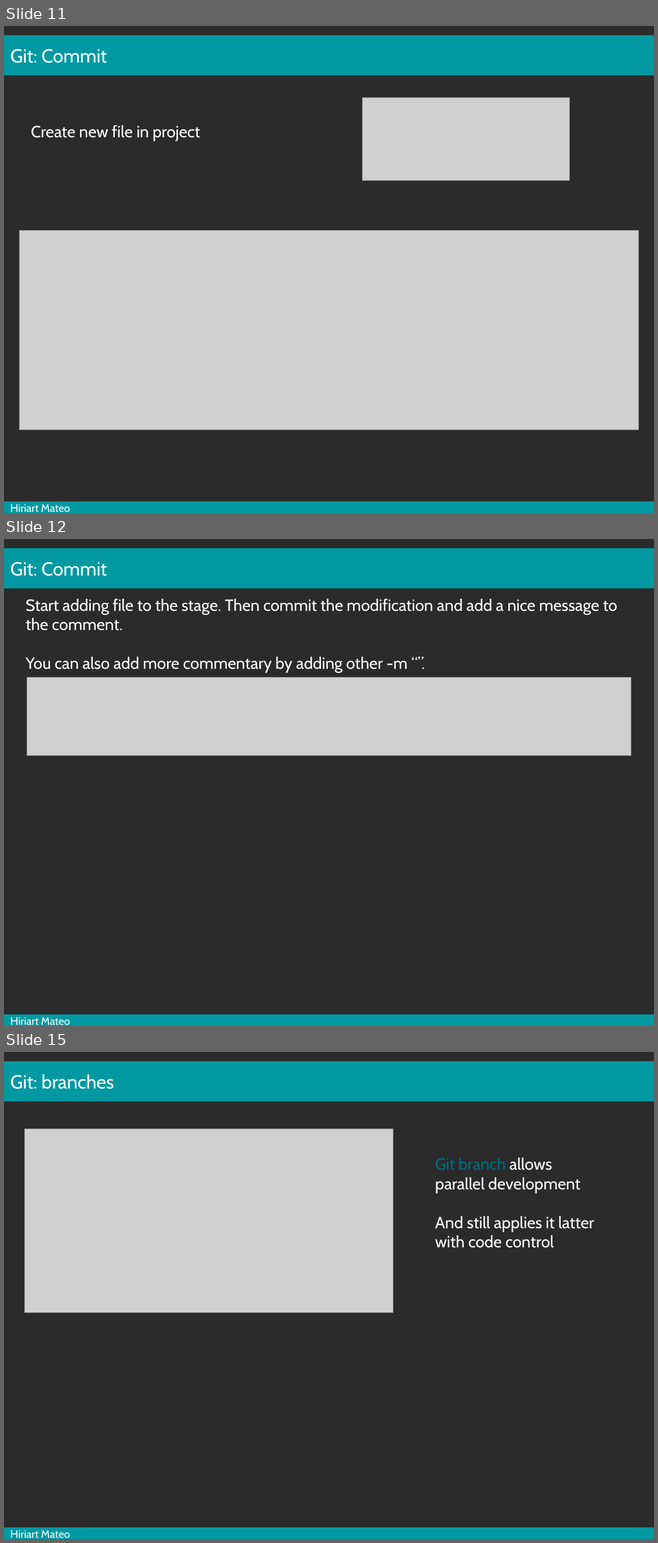
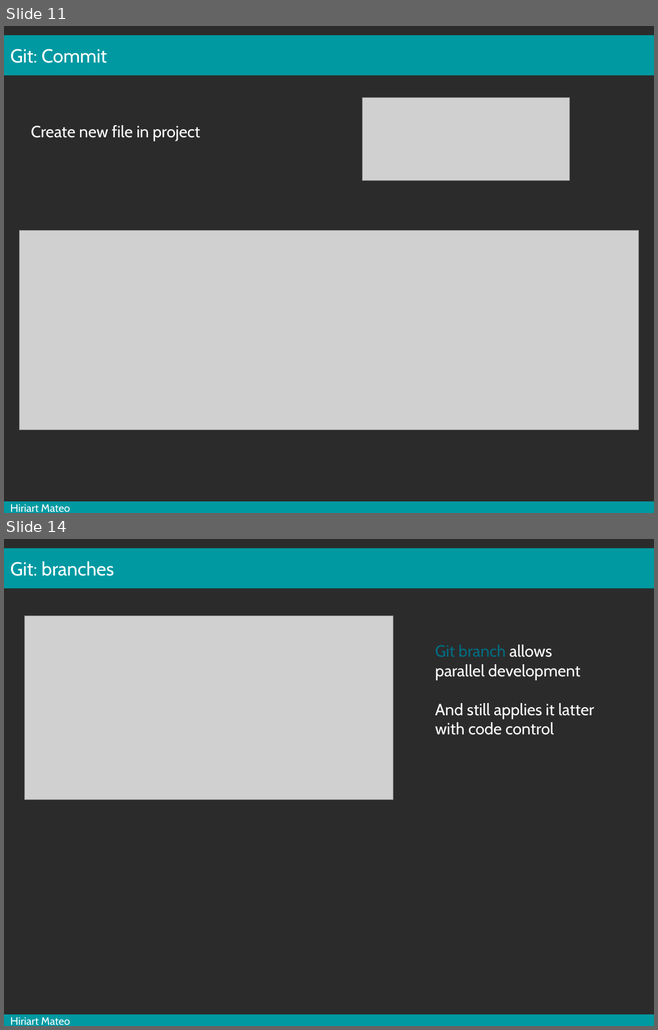
Before and after one commit to mesocentre-clermont-auvergne/formation_fair, a slide deck: fair_versionnage/versionnage_cours/cours.odp. Shown one above the other, each under a label of ours: slides 11, 12 and 15 before the commit, slides 11 and 14 after it; the slides between them are not shown. The pictures are 658x1543 and 658x1030 pixels, drawn with LibreOffice and Linux fonts; fonts in the diff are those of the drawing; grey boxes stand for pictures; background and template pictures are left out; a plain dark background stands for a picture behind light text. Boxes give left, top, right and bottom in pixels: in the first picture for what was removed or moved away, otherwise in the second. Text is boxed around its words. In the diff, an @@ line names an element or a change of style, - is before the commit and + after.

```diff
--- a/fair_versionnage/versionnage_cours/cours.odp
+++ b/fair_versionnage/versionnage_cours/cours.odp
@@ slide 12 removed at (4,539,654,1026), background picture (left out) @@
@@ rectangle removed at (4,548,654,588) @@
-Git: Commit
@@ text removed at (25,599,617,673) @@
-Start adding file to the stage. Then commit the modification and add a nice message to the comment.
-You can also add more commentary by adding other -m “”.
@@ picture removed at (27,678,630,756) @@
@@ page number removed at (612,973,654,1000) @@
-12
@@ rectangle removed at (4,1015,654,1026) @@
-Hiriart Mateo
@@ what was slide 15 is now slide 14 @@
```
Also in this commit, not shown: 4 slides changed, 1 other file.
